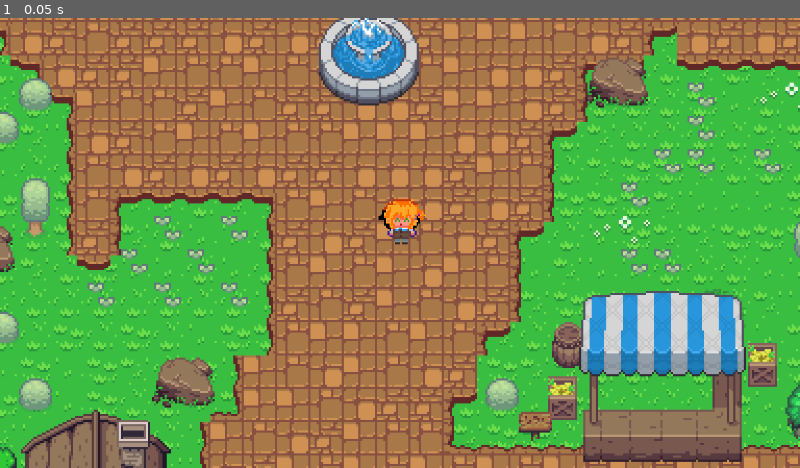
Above: before the commit, frame 1.
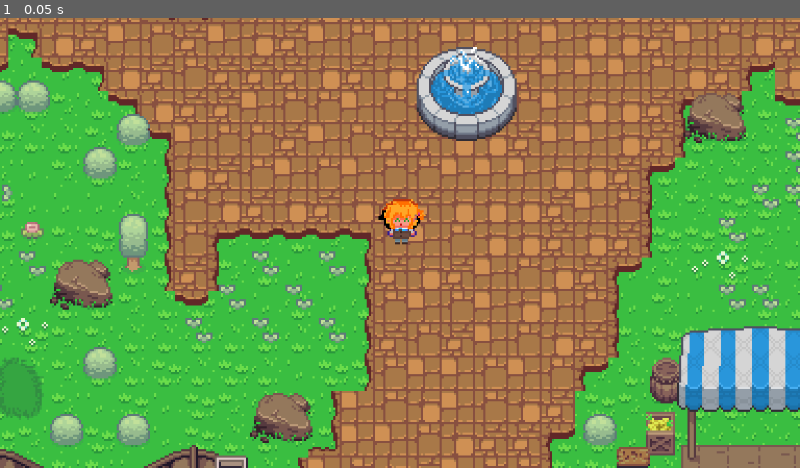
Above: after the commit, the same moment.

Repository: AiNhi-06/PLF
Game: Godot game, scene res://scenes/đất.tscn
Two runs of this game, one before a commit and one after it. Both use one fixed random seed, a clock stepped at 60 frames per second and the inputs below.
Inputs:
- Up to frame 1 (0.05 s): no input

The runs differ from the first frame. In frame 1, 68% of the frame differs, in the area x 0-100%, y 0-100%.

Commit message:
chua chua

Diff:
--- /dev/null
+++ b/scenes/cobanhang.tscn
@@ -0,0 +1,26 @@
+[gd_scene format=3 uid="uid://bw6uehmtje3di"]
+
+[ext_resource type="Script" uid="uid://dxah616wd0cpg" path="res://scenes/cô_mất_chán.gd" id="1_t2kx4"]
+[ext_resource type="Texture2D" uid="uid://c8t7od3vvyunl" path="res://assets/assets/chareter/cobanhang.png" id="2_h2v5l"]
+
+[sub_resource type="SpriteFrames" id="SpriteFrames_rl0bv"]
+animations = [{
+"frames": [{
+"duration": 1.0,
+"texture": ExtResource("2_h2v5l")
+}],
+"loop": true,
+"name": &"cô bán hàng",
+"speed": 5.0
+}]
+
+[node name="cô mất chán" type="CharacterBody2D" unique_id=324522104]
+script = ExtResource("1_t2kx4")
+
+[node name="AnimatedSprite2D" type="AnimatedSprite2D" parent="." unique_id=406125494]
+position = Vector2(546, 294.5)
+scale = Vector2(0.8750009, 0.84375054)
+sprite_frames = SubResource("SpriteFrames_rl0bv")
+animation = &"cô bán hàng"
+
+[node name="CollisionShape2D" type="CollisionShape2D" parent="." unique_id=1011043735]
--- /dev/null
+++ b/scenes/cô_mất_chán.gd
@@ -0,0 +1,25 @@
+extends CharacterBody2D
+
+
+const SPEED = 300.0
+const JUMP_VELOCITY = -400.0
+
+
+func _physics_process(delta: float) -> void:
+	# Add the gravity.
+	if not is_on_floor():
+		velocity += get_gravity() * delta
+
+	# Handle jump.
+	if Input.is_action_just_pressed("ui_accept") and is_on_floor():
+		velocity.y = JUMP_VELOCITY
+
+	# Get the input direction and handle the movement/deceleration.
+	# As good practice, you should replace UI actions with custom gameplay actions.
+	var direction := Input.get_axis("ui_left", "ui_right")
+	if direction:
+		velocity.x = direction * SPEED
+	else:
+		velocity.x = move_toward(velocity.x, 0, SPEED)
+
+	move_and_slide()
--- a/scenes/đất.tscn
+++ b/scenes/đất.tscn
@@ -9,7 +9,7 @@
 y_sort_enabled = true
 
 [node name="Scene_Map" parent="." unique_id=1780140812 instance=ExtResource("1_3rll2")]
-position = Vector2(0, 14)
+position = Vector2(47, 31)
 
 [node name="player" parent="." unique_id=569254798 instance=ExtResource("2_xlvum")]
 position = Vector2(566, 297)
@@ -20,7 +20,3 @@
 position_smoothing_enabled = true
 script = ExtResource("4_n0p1v")
 tilemap = NodePath("../../Scene_Map/đất")
-
-[node name="CharacterBody2D" type="CharacterBody2D" parent="." unique_id=738961057]
-
-[node name="AnimatedSprite2D" type="AnimatedSprite2D" parent="CharacterBody2D" unique_id=908485314]
Binary file removed: assets/assets/chareter/1 ong gia nao do.png
Binary file added: assets/assets/chareter/cobanhang.png
Not shown, changed: assets/assets/chareter/cobanhang.png.import
Not shown, added: scenes/cô_mất_chán.gd.uid
